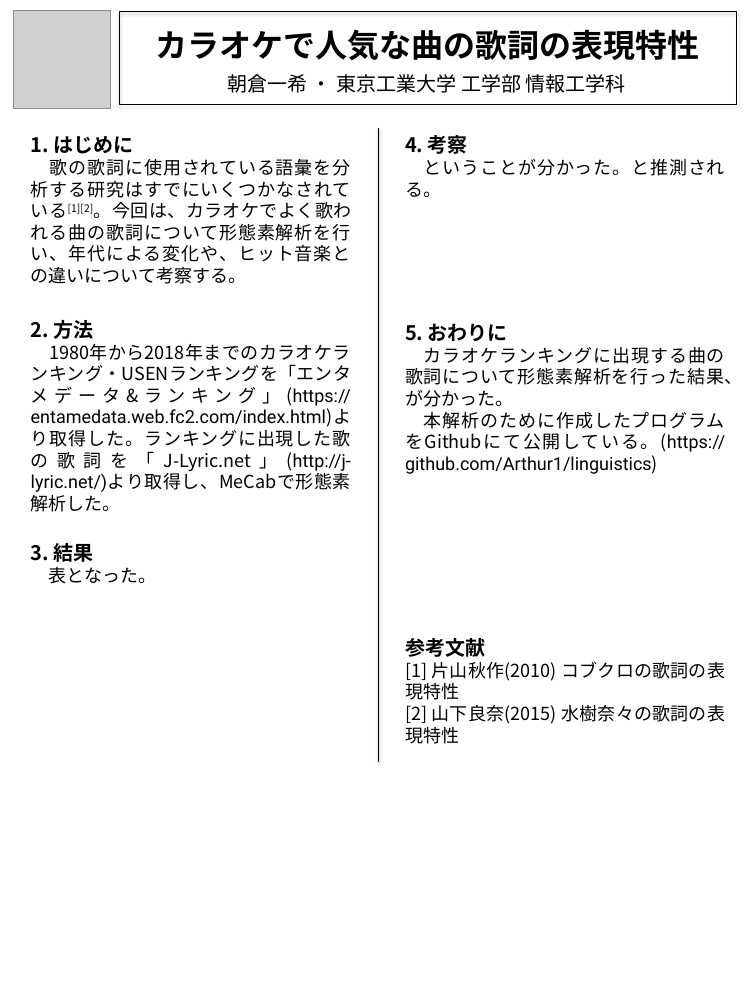
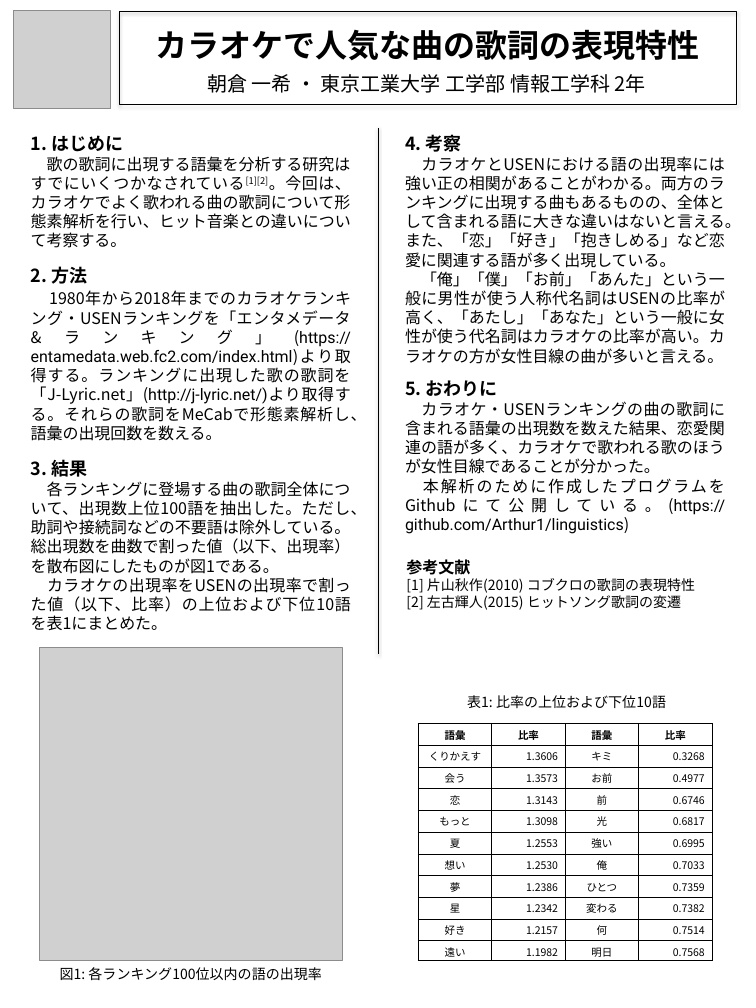
Before and after one commit to Arthur1/linguistics, a slide deck: slide 1 of poster.pptx (slide 2 before the commit). Drawn at 756x1008 pixels with LibreOffice and Linux fonts; fonts in the diff are those of the drawing; grey boxes stand for pictures. Boxes give left, top, right and bottom in pixels: in the first picture for what was removed or moved away, otherwise in the second. Text is boxed around its words. In the diff, an @@ line names an element or a change of style, - is before the commit and + after.

```diff
--- a/poster.pptx
+++ b/poster.pptx
@@ text at (x1=207, y1=74, x2=646, y2=93): text changed @@
-朝倉一希 ・ 東京工業大学 工学部 情報工学科
+朝倉 一希 ・ 東京工業大学 工学部 情報工学科 2年
@@ text at (x1=31, y1=135, x2=123, y2=152): size 20 to 18 pt in "1. はじめに" @@
@@ line moved from (378, 128) - (378, 762) to (378, 128) - (378, 654) @@
@@ text at (x1=405, y1=134, x2=462, y2=152): size 20 to 18 pt in "4. 考察" @@
@@ text at (x1=31, y1=156, x2=351, y2=248): text changed; size 18 to 16 pt @@
-歌の歌詞に使用されている語彙を分析する研究はすでにいくつかなされている[1][2]。今回は、カラオケでよく歌われる曲の歌詞について形態素解析を行い、年代による変化や、ヒット音楽との違いについて考察する。
+歌の歌詞に出現する語彙を分析する研究はすでにいくつかなされている[1][2]。今回は、カラオケでよく歌われる曲の歌詞について形態素解析を行い、ヒット音楽との違いについて考察する。
@@ text at (x1=405, y1=156, x2=741, y2=364): text changed; size 18 to 16 pt @@
-ということが分かった。と推測される。
+カラオケとUSENにおける語の出現率には強い正の相関があることがわかる。両方のランキングに出現する曲もあるものの、全体として含まれる語に大きな違いはないと言える。また、「恋」「好き」「抱きしめる」など恋愛に関連する語が多く出現している。
+「俺」「僕」「お前」「あんた」という一般に男性が使う人称代名詞はUSENの比率が高く、「あたし」「あなた」という一般に女性が使う代名詞はカラオケの比率が高い。カラオケの方が女性目線の曲が多いと言える。
@@ text "2. 方法" moved from (x1=31, y1=320, x2=352, y2=512) to (x1=31, y1=266, x2=367, y2=441) @@
@@ text at (x1=31, y1=266, x2=87, y2=284): size 20 to 18 pt in "2. 方法" @@
@@ text at (x1=31, y1=310, x2=367, y2=441): text changed; size 18 to 16 pt @@
-1980年から2018年までのカラオケランキング・USENランキングを「エンタメデータ&ランキング」(https://entamedata.web.fc2.com/index.html)より取得した。ランキングに出現した歌の歌詞を「J-Lyric.net」(http://j-lyric.net/)より取得し、MeCabで形態素解析した。
+1980年から2018年までのカラオケランキング・USENランキングを「エンタメデータ&ランキング」(https://entamedata.web.fc2.com/index.html)より取得する。ランキングに出現した歌の歌詞を「J-Lyric.net」(http://j-lyric.net/)より取得する。それらの歌詞をMeCabで形態素解析し、語彙の出現回数を数える。
@@ text "5. おわりに" moved from (x1=405, y1=323, x2=743, y2=474) to (x1=405, y1=380, x2=725, y2=534) @@
@@ text at (x1=405, y1=380, x2=725, y2=534): size 20 to 18 pt in "5. おわりに"; size 18 to 16 pt in "本解析のために作成したプログラムをGithubにて公開している。(https://github.com/Arthur1/ ..." @@
@@ text at (x1=405, y1=401, x2=725, y2=474): text changed; size 18 to 16 pt @@
-カラオケランキングに出現する曲の歌詞について形態素解析を行った結果、が分かった。
+カラオケ・USENランキングの曲の歌詞に含まれる語彙の出現数を数えた結果、恋愛関連の語が多く、カラオケで歌われる歌のほうが女性目線であることが分かった。
@@ text "3. 結果" moved from (x1=31, y1=543, x2=156, y2=584) to (x1=31, y1=459, x2=367, y2=631) @@
@@ text at (x1=31, y1=459, x2=87, y2=477): size 20 to 18 pt in "3. 結果" @@
@@ text at (x1=31, y1=481, x2=367, y2=631): text changed; size 18 to 16 pt @@
-表となった。
+各ランキングに登場する曲の歌詞全体について、出現数上位100語を抽出した。ただし、助詞や接続詞などの不要語は除外している。総出現数を曲数で割った値（以下、出現率）を散布図にしたものが図1である。
+カラオケの出現率をUSENの出現率で割った値（以下、比率）の上位および下位10語を表1にまとめた。
@@ text "参考文献" moved from (x1=405, y1=638, x2=725, y2=744) to (x1=406, y1=559, x2=695, y2=610) @@
@@ text at (x1=406, y1=559, x2=695, y2=593): size 20 to 16 pt in "参考文献"; size 18 to 14 pt in "[1] 片山秋作(2010) コブクロの歌詞の表現特性" @@
@@ text at (x1=406, y1=595, x2=681, y2=610): text changed; size 18 to 14 pt @@
-[2] 山下良奈(2015) 水樹奈々の歌詞の表現特性
+[2] 左古輝人(2015) ヒットソング歌詞の変遷
@@ picture added at (x1=40, y1=648, x2=343, y2=960) @@
@@ text added at (x1=467, y1=695, x2=666, y2=708), 14 pt, text #000000 @@
+表1: 比率の上位および下位10語
@@ table added at (x1=418, y1=724, x2=712, y2=961), 11 rows, 4 columns @@
+語彙 | 比率 | 語彙 | 比率
+くりかえす | 1.3606 | キミ | 0.3268
+会う | 1.3573 | お前 | 0.4977
+恋 | 1.3143 | 前 | 0.6746
+もっと | 1.3098 | 光 | 0.6817
+夏 | 1.2553 | 強い | 0.6995
+想い | 1.2530 | 俺 | 0.7033
+夢 | 1.2386 | ひとつ | 0.7359
+星 | 1.2342 | 変わる | 0.7382
+好き | 1.2157 | 何 | 0.7514
+遠い | 1.1982 | 明日 | 0.7568
@@ text added at (x1=60, y1=967, x2=321, y2=980), 14 pt, text #000000 @@
+図1: 各ランキング100位以内の語の出現率
```
Also in this commit, not shown: 1 slide removed, 7 other files.
